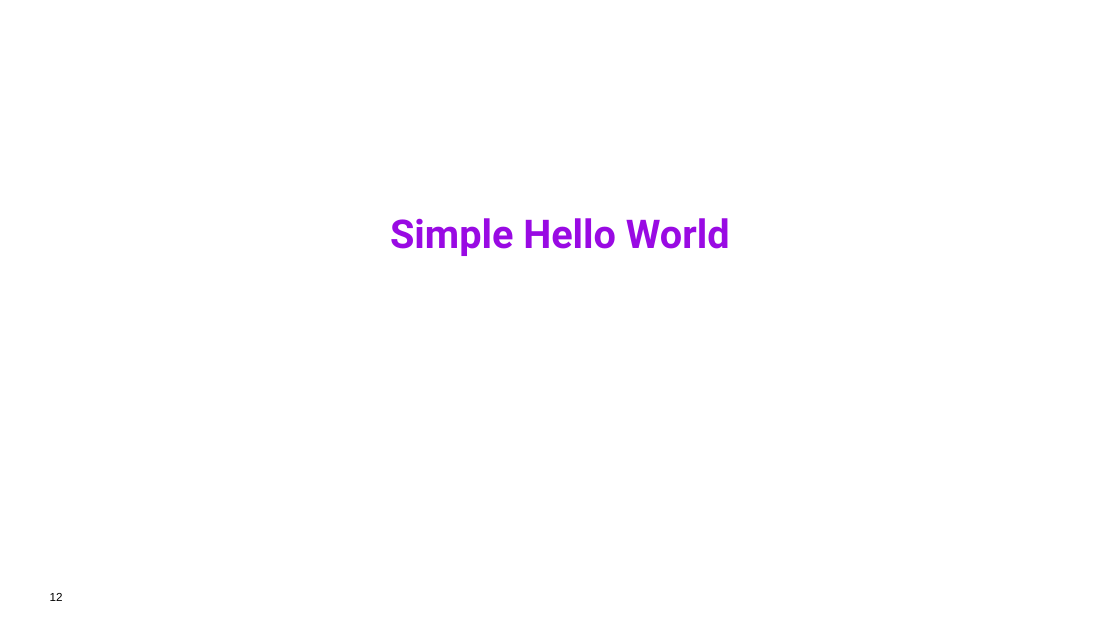
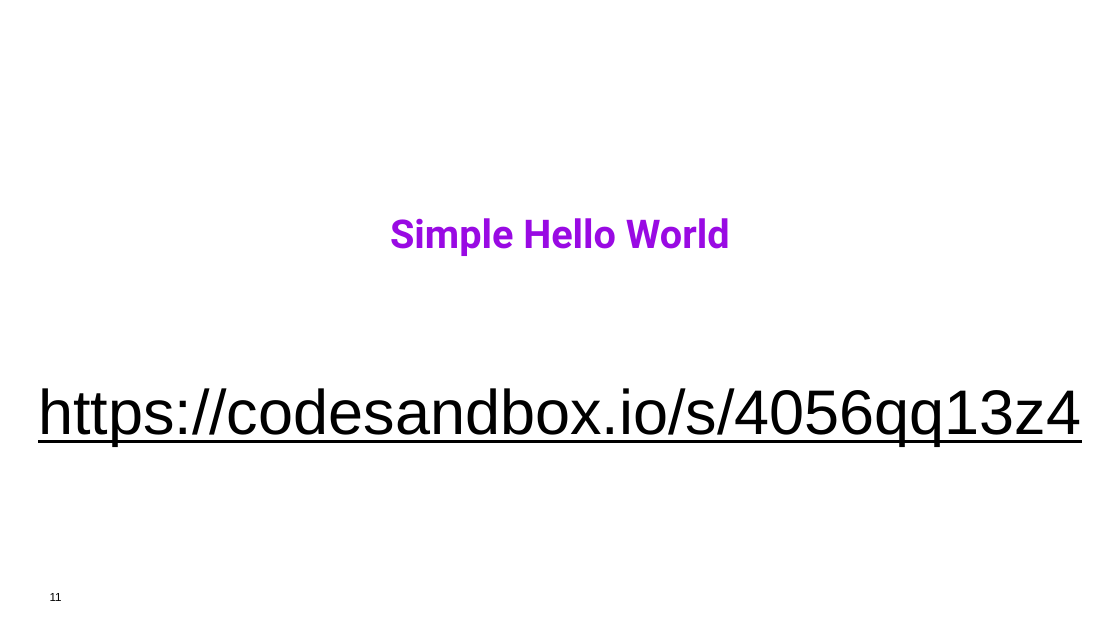
Before and after one commit to TeliaSoneraNorge/telia-workshop, a slide deck: slide 11 of workshop_tromsoe.pptx (slide 12 before the commit). Drawn at 1120x630 pixels with LibreOffice and Linux fonts; fonts in the diff are those of the drawing; background and template pictures are left out. Boxes give left, top, right and bottom in pixels: in the first picture for what was removed or moved away, otherwise in the second. Text is boxed around its words. In the diff, an @@ line names an element or a change of style, - is before the commit and + after.

```diff
--- a/workshop_tromsoe.pptx
+++ b/workshop_tromsoe.pptx
@@ text added at (x1=38, y1=388, x2=1081, y2=446), 54 pt, text #000000, underline @@
+https://codesandbox.io/s/4056qq13z4
@@ page number at (x1=50, y1=593, x2=62, y2=601): text changed @@
-12
+11
```
Also in this commit, not shown: 1 other slide changed, 3 slides added, 4 slides removed.
